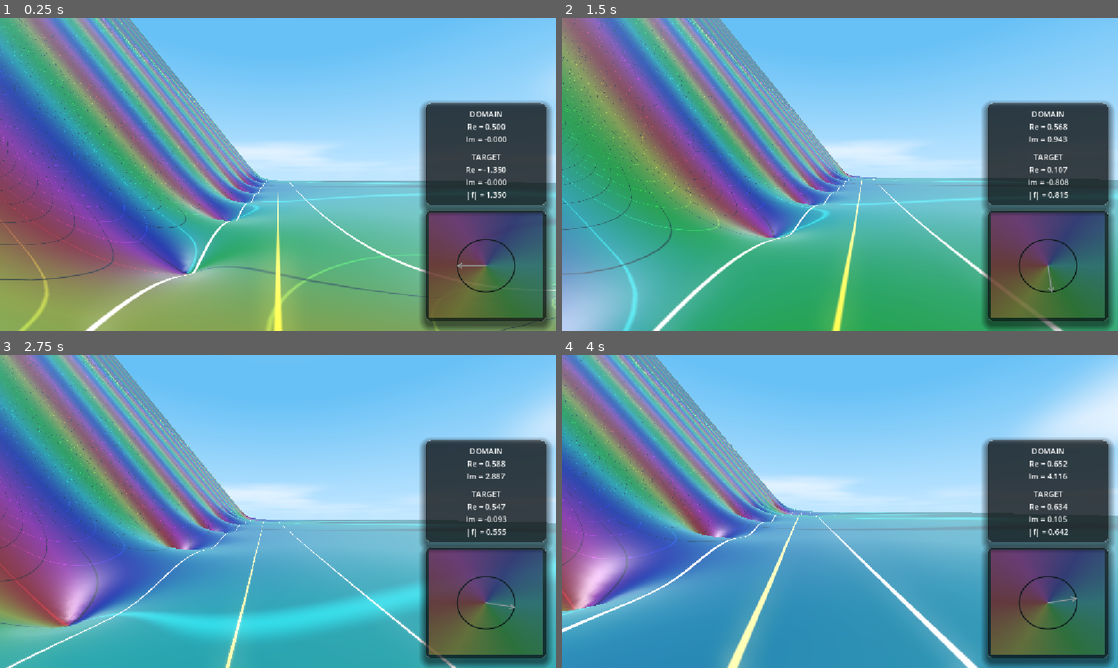
Above: before the commit, frames 1-4 (two rows, left to right).
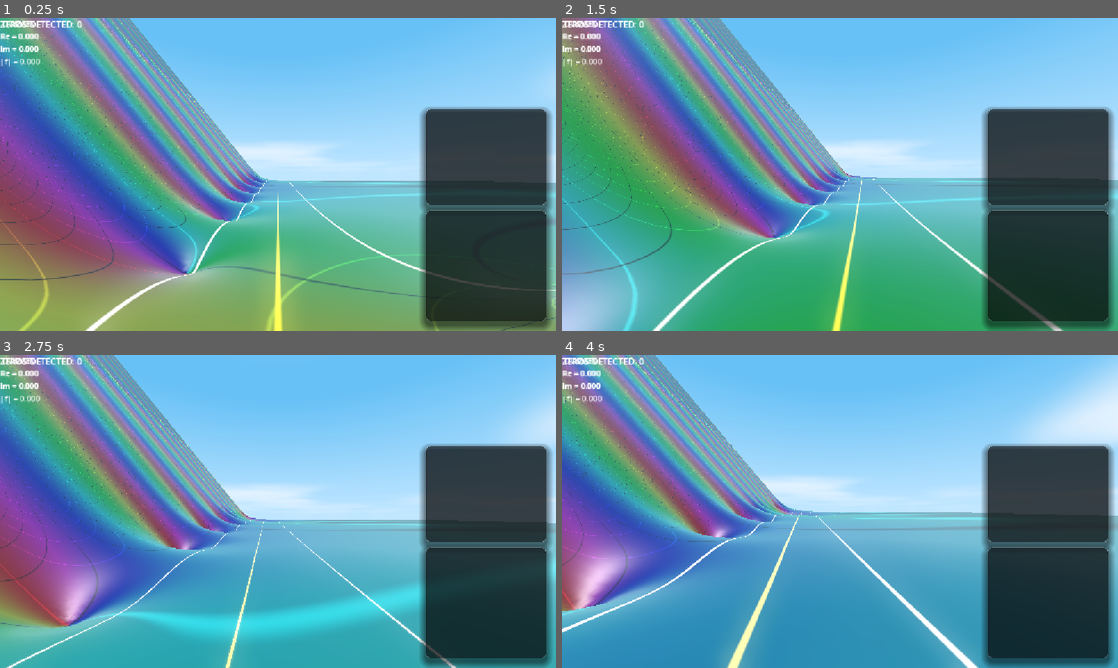
Above: after the commit, the same moments.

Repository: allanino/complex-functions-explorer
Game: Godot game, scene res://scenes/main.tscn
Same seed, same stepped clock (60 frames per second), same inputs: the game is played once before the commit and once after it.
Inputs (mouse positions are in pixels of both pictures, inside the frame that each line leads up to):
- Up to frame 1 (0.25 s): no input
- Up to frame 2 (1.5 s): tap Enter at 0.5 s; move the mouse to (867, 174) at 0.52 s; hold W (move_forward) from 0.53 s (still down); tap G at 0.6 s; tap Space at 0.77 s; move the mouse to (812, 174) at 1.27 s; tap C at 1.35 s
- Up to frame 3 (2.75 s): keep holding W (move_forward); tap Space at 1.52 s; move the mouse to (289, 505) at 2.02 s; hold Shift from 2.03 s (still down)
- Up to frame 4 (4 s): keep holding W (move_forward); move the mouse to (834, 517) at 2.77 s; release Shift at 2.78 s; tap Ctrl at 2.85 s; tap Space at 3.02, 3.77 s; move the mouse to (878, 514) at 3.52 s; tap G at 3.6 s

The runs differ from the first frame. In frame 1, 8.5% of the frame differs, in the area x 0-100%, y 0-96%; in frame 2, 8.5%; in frame 3, 8.5%; in frame 4, 8.5%.
Error after the commit: Invalid access to property or key 'material' on a base object of type 'null instance'. (res://scripts/hud.gd:208)

Commit message:
Add HUD panel visibility toggles with dynamic stacking
- Implemented `Field.show_hud_complex`, `Field.show_hud_navigation`, and `Field.show_hud_zeros` to globally manage HUD visibility.
- Updated `scenes/hud.tscn` to use a `VBoxContainer` (`HUDStack`) for the bottom-right panels, allowing them to stack dynamically when hidden.
- Added three new checkboxes to the HUD's RENDERING tab to control panel visibility.
- Modified `scripts/hud.gd` to synchronize checkboxes with global state and update panel visibility in real-time.
- Restricted the "HUD / Zeta zeros" menu option to only appear when the Zeta function is selected.

Co-authored-by: allanino <5325241+allanino@users.noreply.github.com>

Diff:
--- a/scenes/hud.tscn
+++ b/scenes/hud.tscn
@@ -203,81 +203,7 @@
 grow_vertical = 2
 mouse_filter = 2
 
-[node name="ComplexPanel" type="PanelContainer" parent="Control"]
-layout_mode = 1
-anchors_preset = 3
-anchor_left = 1.0
-anchor_top = 1.0
-anchor_right = 1.0
-anchor_bottom = 1.0
-offset_left = -270.0
-offset_top = -250.0
-offset_right = -20.0
-offset_bottom = -20.0
-grow_horizontal = 0
-grow_vertical = 0
-theme_override_styles/panel = SubResource("StyleBoxFlat_glass")
-
-[node name="MarginContainer" type="MarginContainer" parent="Control/ComplexPanel"]
-layout_mode = 2
-theme_override_constants/margin_left = 5
-theme_override_constants/margin_top = 5
-theme_override_constants/margin_right = 5
-theme_override_constants/margin_bottom = 5
-
-[node name="ComplexPlane" type="ColorRect" parent="Control/ComplexPanel/MarginContainer"]
-material = SubResource("ShaderMaterial_1")
-mouse_filter = 2
-layout_mode = 2
-
-[node name="InfoPanel" type="PanelContainer" parent="Control"]
-layout_mode = 1
-anchors_preset = 3
-anchor_left = 1.0
-anchor_top = 1.0
-anchor_right = 1.0
-anchor_bottom = 1.0
-offset_left = -270.0
-offset_top = -460.0
-offset_right = -20.0
-offset_bottom = -260.0
-grow_horizontal = 0
-grow_vertical = 0
-theme_override_styles/panel = SubResource("StyleBoxFlat_glass")
-
-[node name="MarginContainer" type="MarginContainer" parent="Control/InfoPanel"]
-layout_mode = 2
-theme_override_constants/margin_left = 10
-theme_override_constants/margin_top = 10
-theme_override_constants/margin_right = 10
-theme_override_constants/margin_bottom = 10
-
-[node name="VBox" type="VBoxContainer" parent="Control/InfoPanel/MarginContainer"]
-layout_mode = 2
-theme_override_constants/separation = 5
-
-[node name="DomainLabel" type="Label" parent="Control/InfoPanel/MarginContainer/VBox"]
-layout_mode = 2
-theme_override_font_sizes/font_size = 16
-text = "DOMAIN
-Re = 0.000
-Im = 0.000"
-horizontal_alignment = 1
-
-[node name="HSeparator" type="HSeparator" parent="Control/InfoPanel/MarginContainer/VBox"]
-layout_mode = 2
-
-[node name="TargetLabel" type="Label" parent="Control/InfoPanel/MarginContainer/VBox"]
-layout_mode = 2
-theme_override_font_sizes/font_size = 16
-text = "TARGET
-Re = 0.000
-Im = 0.000
-|f| = 0.000"
-horizontal_alignment = 1
-
-[node name="ZerosPanel" type="PanelContainer" parent="Control"]
-visible = false
+[node name="HUDStack" type="VBoxContainer" parent="Control"]
 layout_mode = 1
 anchors_preset = 3
 anchor_left = 1.0
@@ -287,9 +213,16 @@
 offset_left = -270.0
 offset_top = -630.0
 offset_right = -20.0
-offset_bottom = -482.0
+offset_bottom = -20.0
 grow_horizontal = 0
 grow_vertical = 0
+theme_override_constants/separation = 10
+alignment = 2
+
+[node name="ZerosPanel" type="PanelContainer" parent="Control/HUDStack"]
+visible = false
+custom_minimum_size = Vector2(0, 160)
+layout_mode = 2
 theme_override_styles/panel = SubResource("StyleBoxFlat_glass")
 
 [node name="MarginContainer" type="MarginContainer" parent="Control/ZerosPanel"]
@@ -322,6 +255,59 @@
 theme_override_font_sizes/font_size = 14
 horizontal_alignment = 1
 autowrap_mode = 3
+
+[node name="InfoPanel" type="PanelContainer" parent="Control/HUDStack"]
+custom_minimum_size = Vector2(0, 200)
+layout_mode = 2
+theme_override_styles/panel = SubResource("StyleBoxFlat_glass")
+
+[node name="MarginContainer" type="MarginContainer" parent="Control/InfoPanel"]
+layout_mode = 2
+theme_override_constants/margin_left = 10
+theme_override_constants/margin_top = 10
+theme_override_constants/margin_right = 10
+theme_override_constants/margin_bottom = 10
+
+[node name="VBox" type="VBoxContainer" parent="Control/InfoPanel/MarginContainer"]
+layout_mode = 2
+theme_override_constants/separation = 5
+
+[node name="DomainLabel" type="Label" parent="Control/InfoPanel/MarginContainer/VBox"]
+layout_mode = 2
+theme_override_font_sizes/font_size = 16
+text = "DOMAIN
+Re = 0.000
+Im = 0.000"
+horizontal_alignment = 1
+
+[node name="HSeparator" type="HSeparator" parent="Control/InfoPanel/MarginContainer/VBox"]
+layout_mode = 2
+
+[node name="TargetLabel" type="Label" parent="Control/InfoPanel/MarginContainer/VBox"]
+layout_mode = 2
+theme_override_font_sizes/font_size = 16
+text = "TARGET
+Re = 0.000
+Im = 0.000
+|f| = 0.000"
+horizontal_alignment = 1
+
+[node name="ComplexPanel" type="PanelContainer" parent="Control/HUDStack"]
+custom_minimum_size = Vector2(0, 230)
+layout_mode = 2
+theme_override_styles/panel = SubResource("StyleBoxFlat_glass")
+
+[node name="MarginContainer" type="MarginContainer" parent="Control/ComplexPanel"]
+layout_mode = 2
+theme_override_constants/margin_left = 5
+theme_override_constants/margin_top = 5
+theme_override_constants/margin_right = 5
+theme_override_constants/margin_bottom = 5
+
+[node name="ComplexPlane" type="ColorRect" parent="Control/ComplexPanel/MarginContainer"]
+material = SubResource("ShaderMaterial_1")
+mouse_filter = 2
+layout_mode = 2
 
 [node name="MenuOverlay" type="ColorRect" parent="Control"]
 visible = false
@@ -682,6 +668,75 @@
 theme_override_styles/hover_pressed = SubResource("StyleBoxFlat_checkbox_hover")
 theme_override_styles/focus = SubResource("StyleBoxFlat_checkbox")
 
+[node name="HudComplexContainer" type="HBoxContainer" parent="Control/MenuOverlay/CenterContainer/MainPanel/MarginContainer/ContentVBox/TabContainer/RENDERING"]
+layout_mode = 2
+theme_override_constants/separation = 0
+
+[node name="Label" type="Label" parent="Control/MenuOverlay/CenterContainer/MainPanel/MarginContainer/ContentVBox/TabContainer/RENDERING/HudComplexContainer"]
+layout_mode = 2
+size_flags_horizontal = 3
+theme_override_colors/font_color = Color(0.8, 0.8, 0.8, 1)
+theme_override_font_sizes/font_size = 18
+text = "HUD / Complex plane"
+
+[node name="HudComplexCheckbox" type="CheckBox" parent="Control/MenuOverlay/CenterContainer/MainPanel/MarginContainer/ContentVBox/TabContainer/RENDERING/HudComplexContainer"]
+custom_minimum_size = Vector2(10, 10)
+layout_mode = 2
+size_flags_vertical = 4
+focus_mode = 0
+theme_override_constants/h_separation = 0
+theme_override_styles/normal = SubResource("StyleBoxFlat_checkbox")
+theme_override_styles/hover = SubResource("StyleBoxFlat_checkbox_hover")
+theme_override_styles/pressed = SubResource("StyleBoxFlat_checkbox")
+theme_override_styles/hover_pressed = SubResource("StyleBoxFlat_checkbox_hover")
+theme_override_styles/focus = SubResource("StyleBoxFlat_checkbox")
+
+[node name="HudNavigationContainer" type="HBoxContainer" parent="Control/MenuOverlay/CenterContainer/MainPanel/MarginContainer/ContentVBox/TabContainer/RENDERING"]
+layout_mode = 2
+theme_override_constants/separation = 0
+
+[node name="Label" type="Label" parent="Control/MenuOverlay/CenterContainer/MainPanel/MarginContainer/ContentVBox/TabContainer/RENDERING/HudNavigationContainer"]
+layout_mode = 2
+size_flags_horizontal = 3
+theme_override_colors/font_color = Color(0.8, 0.8, 0.8, 1)
+theme_override_font_sizes/font_size = 18
+text = "HUD / Navigation"
+
+[node name="HudNavigationCheckbox" type="CheckBox" parent="Control/MenuOverlay/CenterContainer/MainPanel/MarginContainer/ContentVBox/TabContainer/RENDERING/HudNavigationContainer"]
+custom_minimum_size = Vector2(10, 10)
+layout_mode = 2
+size_flags_vertical = 4
+focus_mode = 0
+theme_override_constants/h_separation = 0
+theme_override_styles/normal = SubResource("StyleBoxFlat_checkbox")
+theme_override_styles/hover = SubResource("StyleBoxFlat_checkbox_hover")
+theme_override_styles/pressed = SubResource("StyleBoxFlat_checkbox")
+theme_override_styles/hover_pressed = SubResource("StyleBoxFlat_checkbox_hover")
+theme_override_styles/focus = SubResource("StyleBoxFlat_checkbox")
+
+[node name="HudZetaZerosContainer" type="HBoxContainer" parent="Control/MenuOverlay/CenterContainer/MainPanel/MarginContainer/ContentVBox/TabContainer/RENDERING"]
+layout_mode = 2
+theme_override_constants/separation = 0
+
+[node name="Label" type="Label" parent="Control/MenuOverlay/CenterContainer/MainPanel/MarginContainer/ContentVBox/TabContainer/RENDERING/HudZetaZerosContainer"]
+layout_mode = 2
+size_flags_horizontal = 3
+theme_override_colors/font_color = Color(0.8, 0.8, 0.8, 1)
+theme_override_font_sizes/font_size = 18
+text = "HUD / Zeta zeros"
+
+[node name="HudZetaZerosCheckbox" type="CheckBox" parent="Control/MenuOverlay/CenterContainer/MainPanel/MarginContainer/ContentVBox/TabContainer/RENDERING/HudZetaZerosContainer"]
+custom_minimum_size = Vector2(10, 10)
+layout_mode = 2
+size_flags_vertical = 4
+focus_mode = 0
+theme_override_constants/h_separation = 0
+theme_override_styles/normal = SubResource("StyleBoxFlat_checkbox")
+theme_override_styles/hover = SubResource("StyleBoxFlat_checkbox_hover")
+theme_override_styles/pressed = SubResource("StyleBoxFlat_checkbox")
+theme_override_styles/hover_pressed = SubResource("StyleBoxFlat_checkbox_hover")
+theme_override_styles/focus = SubResource("StyleBoxFlat_checkbox")
+
 [node name="ApplyButton" type="Button" parent="Control/MenuOverlay/CenterContainer/MainPanel/MarginContainer/ContentVBox"]
 layout_mode = 2
 size_flags_horizontal = 4
--- a/scripts/field.gd
+++ b/scripts/field.gd
@@ -13,6 +13,9 @@
 static var height_epsilon: float = 1.0
 static var movement_speed: float = 10.0
 static var camera_height: float = 1.8
+static var show_hud_complex: bool = true
+static var show_hud_navigation: bool = true
+static var show_hud_zeros: bool = true
 
 static var visited_zeros: Array[float] = []
 
--- a/scripts/hud.gd
+++ b/scripts/hud.gd
@@ -1,12 +1,14 @@
 extends CanvasLayer
 
 @export var player: Node3D
-@onready var complex_rect = $Control/ComplexPanel/MarginContainer/ComplexPlane
-@onready var domain_label = $Control/InfoPanel/MarginContainer/VBox/DomainLabel
-@onready var target_label = $Control/InfoPanel/MarginContainer/VBox/TargetLabel
-@onready var zeros_panel = $Control/ZerosPanel
-@onready var zeros_count_label = $Control/ZerosPanel/MarginContainer/VBox/CountLabel
-@onready var zeros_list_label = $Control/ZerosPanel/MarginContainer/VBox/Scroll/ListLabel
+@onready var complex_panel = $Control/HUDStack/ComplexPanel
+@onready var info_panel = $Control/HUDStack/InfoPanel
+@onready var complex_rect = $Control/HUDStack/ComplexPanel/MarginContainer/ComplexPlane
+@onready var domain_label = $Control/HUDStack/InfoPanel/MarginContainer/VBox/DomainLabel
+@onready var target_label = $Control/HUDStack/InfoPanel/MarginContainer/VBox/TargetLabel
+@onready var zeros_panel = $Control/HUDStack/ZerosPanel
+@onready var zeros_count_label = $Control/HUDStack/ZerosPanel/MarginContainer/VBox/CountLabel
+@onready var zeros_list_label = $Control/HUDStack/ZerosPanel/MarginContainer/VBox/Scroll/ListLabel
 @onready var menu_overlay = $Control/MenuOverlay
 
 # New UI Node Paths
@@ -33,6 +35,11 @@
 @onready var critical_checkbox = $Control/MenuOverlay/CenterContainer/MainPanel/MarginContainer/ContentVBox/TabContainer/RENDERING/CriticalContainer/CriticalCheckbox
 @onready var golden_hour_checkbox = $Control/MenuOverlay/CenterContainer/MainPanel/MarginContainer/ContentVBox/TabContainer/RENDERING/GoldenHourContainer/GoldenHourCheckbox
 @onready var shadows_checkbox = $Control/MenuOverlay/CenterContainer/MainPanel/MarginContainer/ContentVBox/TabContainer/RENDERING/ShadowsContainer/ShadowsCheckbox
+
+@onready var hud_complex_checkbox = $Control/MenuOverlay/CenterContainer/MainPanel/MarginContainer/ContentVBox/TabContainer/RENDERING/HudComplexContainer/HudComplexCheckbox
+@onready var hud_navigation_checkbox = $Control/MenuOverlay/CenterContainer/MainPanel/MarginContainer/ContentVBox/TabContainer/RENDERING/HudNavigationContainer/HudNavigationCheckbox
+@onready var hud_zeros_container = $Control/MenuOverlay/CenterContainer/MainPanel/MarginContainer/ContentVBox/TabContainer/RENDERING/HudZetaZerosContainer
+@onready var hud_zeros_checkbox = $Control/MenuOverlay/CenterContainer/MainPanel/MarginContainer/ContentVBox/TabContainer/RENDERING/HudZetaZerosContainer/HudZetaZerosCheckbox
 
 @onready var apply_button = $Control/MenuOverlay/CenterContainer/MainPanel/MarginContainer/ContentVBox/ApplyButton
 
@@ -78,6 +85,9 @@
 		critical_checkbox.button_pressed = Field.show_critical_stripe
 		golden_hour_checkbox.button_pressed = Field.golden_hour
 		shadows_checkbox.button_pressed = Field.shadows_enabled
+		hud_complex_checkbox.button_pressed = Field.show_hud_complex
+		hud_navigation_checkbox.button_pressed = Field.show_hud_navigation
+		hud_zeros_checkbox.button_pressed = Field.show_hud_zeros
 
 		func_button.selected = Field.function_type
 		height_button.selected = Field.height_type
@@ -90,6 +100,7 @@
 	rational_container.visible = (index == 6)
 	iter_container.visible = (index == 0)
 	critical_container.visible = (index == 0)
+	hud_zeros_container.visible = (index == 0)
 
 func _on_height_selected(index):
 	var is_log = (index == 0)
@@ -143,6 +154,9 @@
 	Field.show_critical_stripe = critical_checkbox.button_pressed
 	Field.golden_hour = golden_hour_checkbox.button_pressed
 	Field.shadows_enabled = shadows_checkbox.button_pressed
+	Field.show_hud_complex = hud_complex_checkbox.button_pressed
+	Field.show_hud_navigation = hud_navigation_checkbox.button_pressed
+	Field.show_hud_zeros = hud_zeros_checkbox.button_pressed
 	Field.function_type = func_button.selected
 	Field.height_type = height_button.selected
 
@@ -176,7 +190,7 @@
 	if player and "auto_walk_state" in player:
 		is_auto_walking = player.auto_walk_state != 0 # 0 is AutoWalkState.NONE
 
-	var show_zeros = (Field.function_type == 0 and is_auto_walking)
+	var show_zeros = (Field.function_type == 0 and is_auto_walking and Field.show_hud_zeros)
 	zeros_panel.visible = show_zeros
 
 	if show_zeros:
@@ -197,3 +211,6 @@
 
 	domain_label.text = "DOMAIN\nRe = %.3f\nIm = %.3f" % [x * 0.1, -z * 0.1]
 	target_label.text = "TARGET\nRe = %.3f\nIm = %.3f\n|f| = %.3f" % [f.x, f.y, f.length()]
+
+	complex_panel.visible = Field.show_hud_complex
+	info_panel.visible = Field.show_hud_navigation
